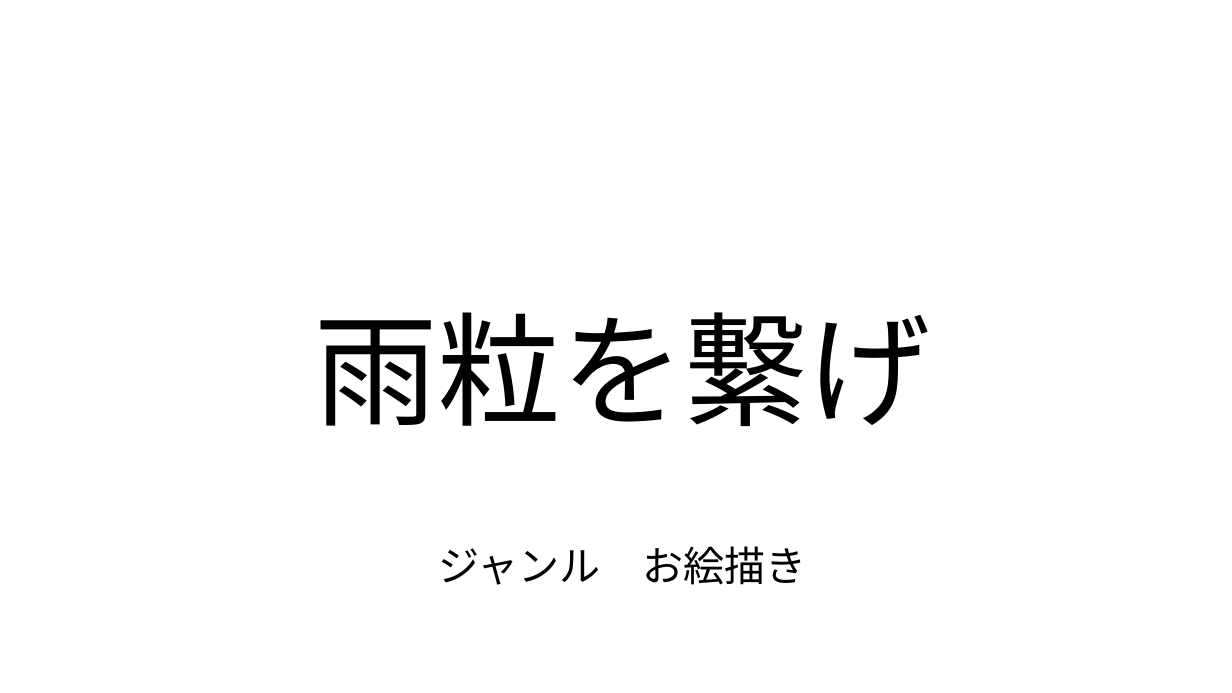
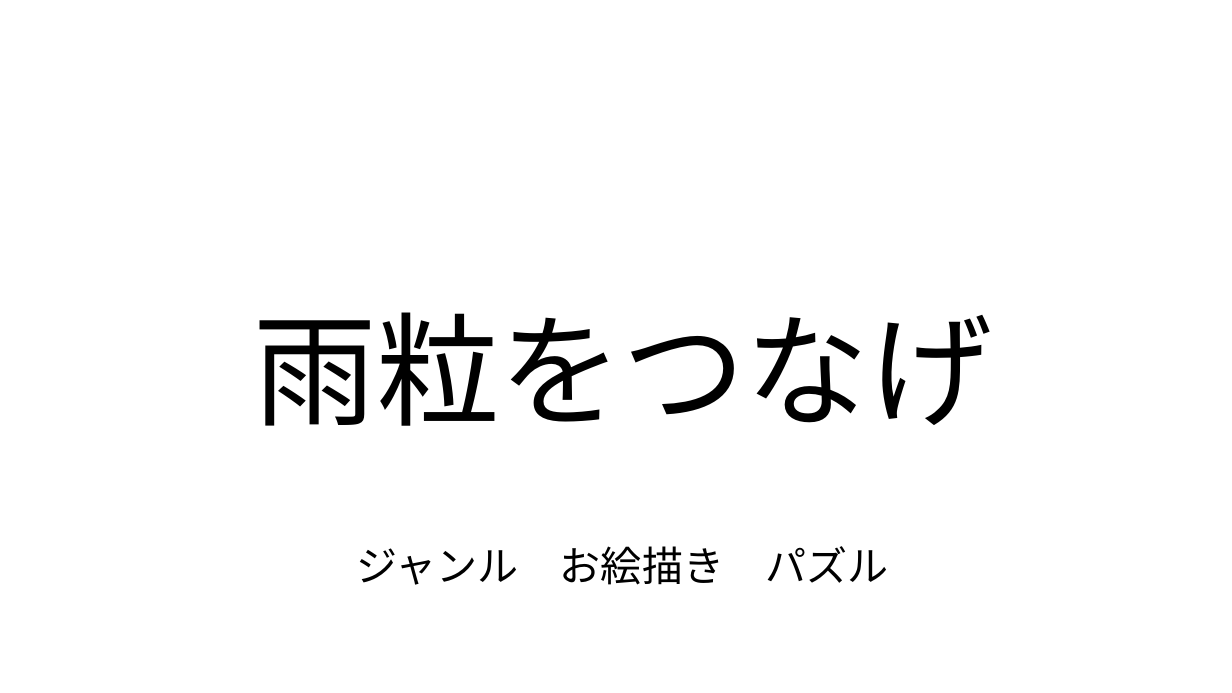
Before and after one commit to 2025Game/12Yamamoto, a slide deck: slide 1 of 3DLV3/Plam/雨粒を使って描く.pptx. Drawn at 1232x693 pixels with LibreOffice and Linux fonts; fonts in the diff are those of the drawing. Boxes give left, top, right and bottom in pixels: in the first picture for what was removed or moved away, otherwise in the second. Text is boxed around its words. In the diff, an @@ line names an element or a change of style, - is before the commit and + after.

```diff
--- a/3DLV3/Plam/雨粒を使って描く.pptx
+++ b/3DLV3/Plam/雨粒を使って描く.pptx
@@ text at (253, 312, 992, 426): text changed @@
-雨粒を繋げ
+雨粒をつなげ
@@ text in rectangle at (357, 546, 888, 585): text changed @@
-ジャンル お絵描き
+ジャンル お絵描き パズル
```
Also in this commit, not shown: 6 other slides changed, 2 slides added, 4 slides removed, 2 other files.
